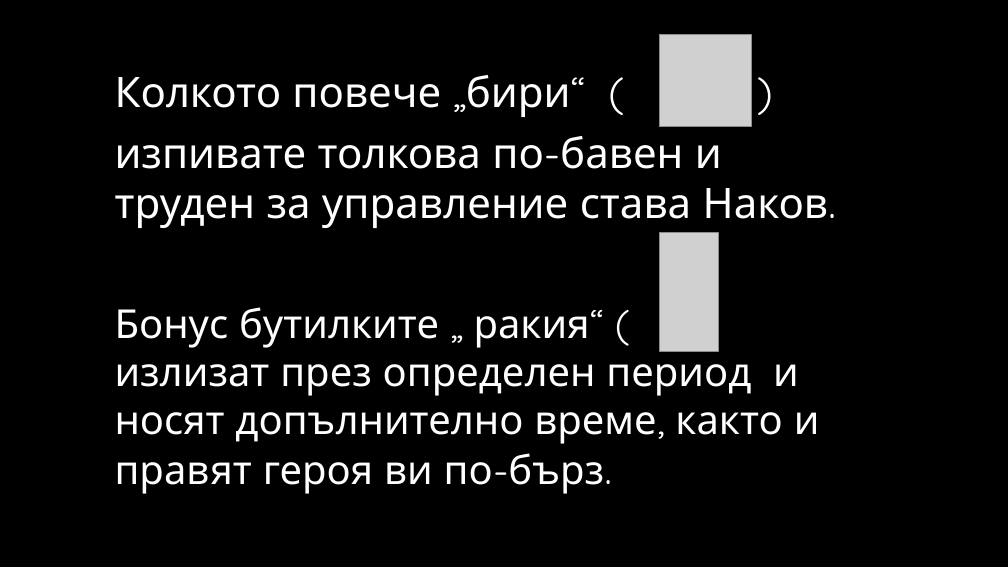
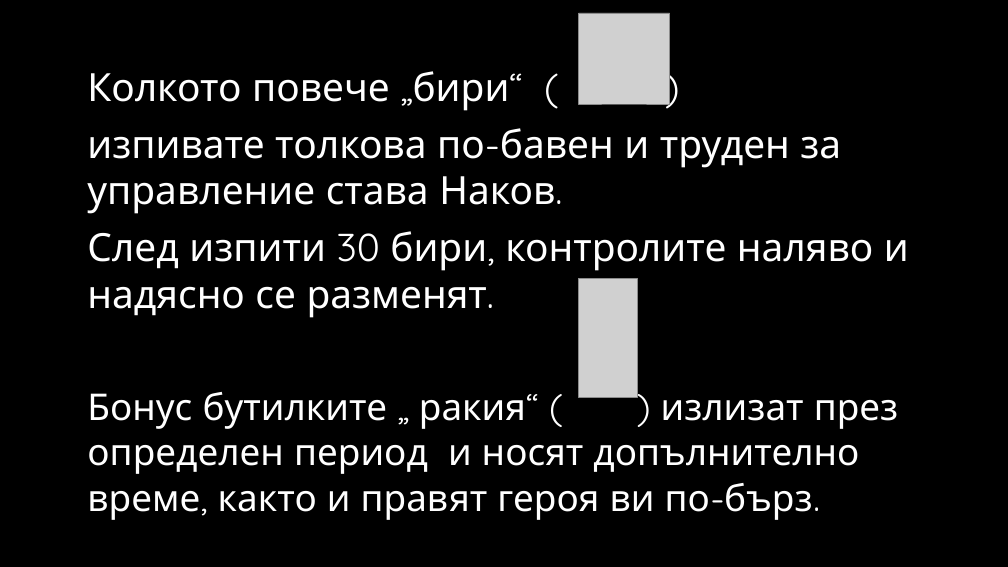
Before and after one commit to GeorgiBoykov/TEAM-COCONUT, a slide deck: slide 7 of NakovitzaPresentation.pptx. Drawn at 1008x567 pixels with LibreOffice and Linux fonts; fonts in the diff are those of the drawing; grey boxes stand for pictures; background and template pictures are left out. Boxes give left, top, right and bottom in pixels: in the first picture for what was removed or moved away, otherwise in the second. Text is boxed around its words. In the diff, an @@ line names an element or a change of style, - is before the commit and + after.

```diff
--- a/NakovitzaPresentation.pptx
+++ b/NakovitzaPresentation.pptx
@@ picture added at <box>578,13,670,104</box> @@
@@ text "Колкото повече „бири“ ( )": place and size @@
-text "Колкото повече „бири“ ( )" at <box>115,75,828,494</box>
+text "Колкото повече „бири“ ( )" at <box>87,71,909,520</box>
@@ picture removed at <box>659,35,752,127</box> @@
@@ text at <box>87,71,899,520</box>: size 40 to 37 pt in "Колкото повече „бири“ ( )", "изпивате толкова по-бавен и труден за управление ..."; size 38 to 35.1 pt in "Бонус бутилките „ ракия“ ( ) излизат ..." @@
@@ text at <box>87,231,909,318</box>: paragraph added @@
+След изпити 30 бири, контролите наляво и надясно се разменят.
@@ picture: place and size @@
-picture at <box>659,232,718,352</box>
+picture at <box>578,278,637,398</box>
```
Also in this commit, not shown: 3 other slides changed, 1 slide removed.
